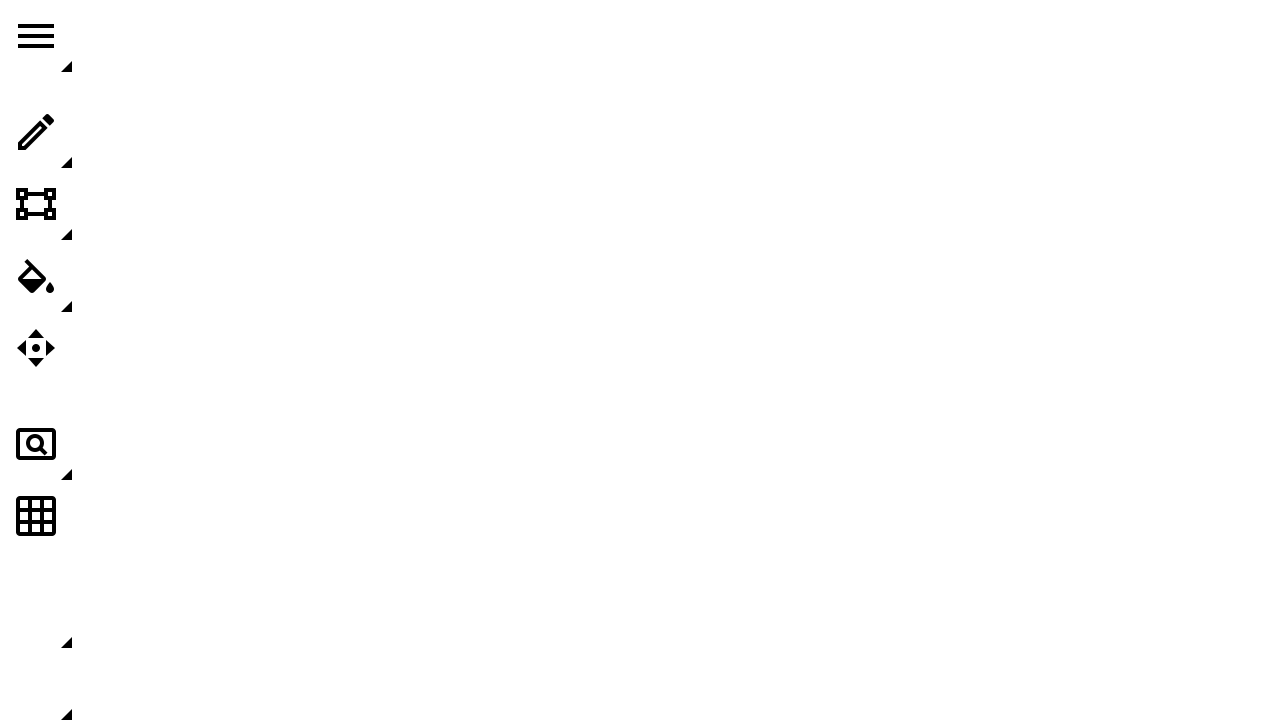
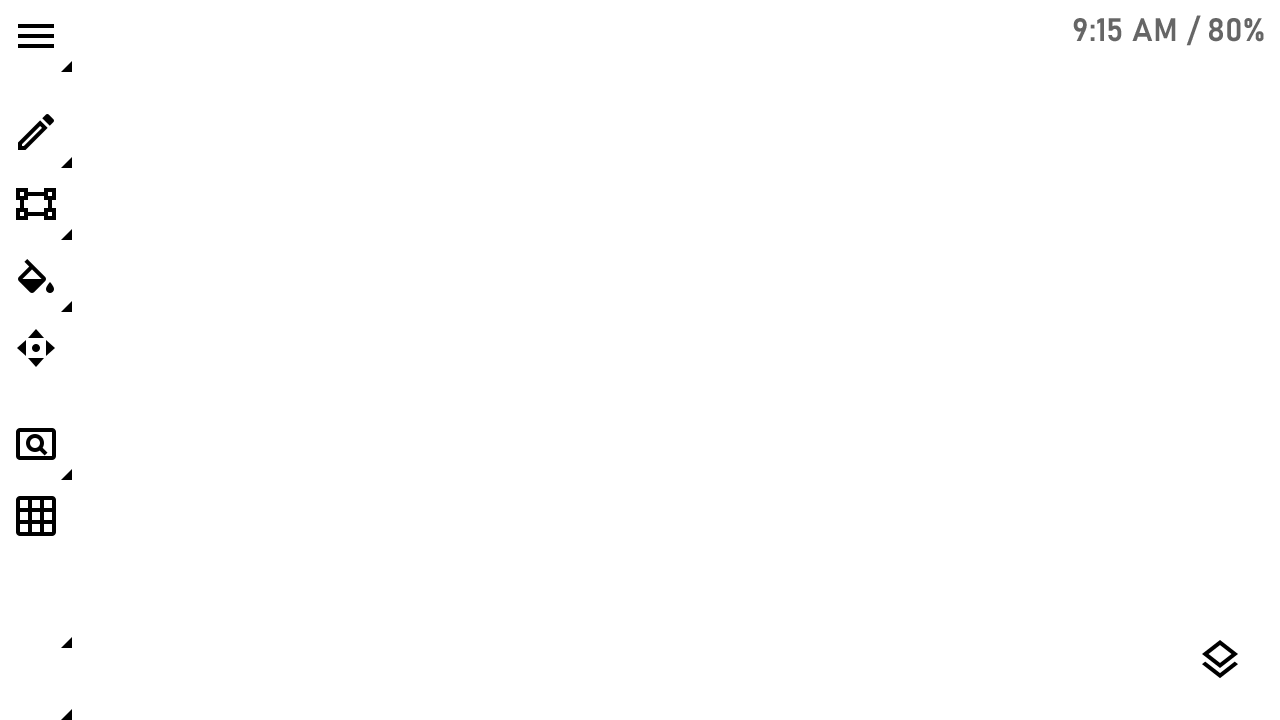
Two versions of the same layered image (1280 x 720). Layer-by-layer changes:
added layer "9:15 AM / 80%" above "Canvas" over [1073, 15, 1264, 46]
added layer "Show Layers" in group "Icons" over [1202, 640, 1238, 679]
